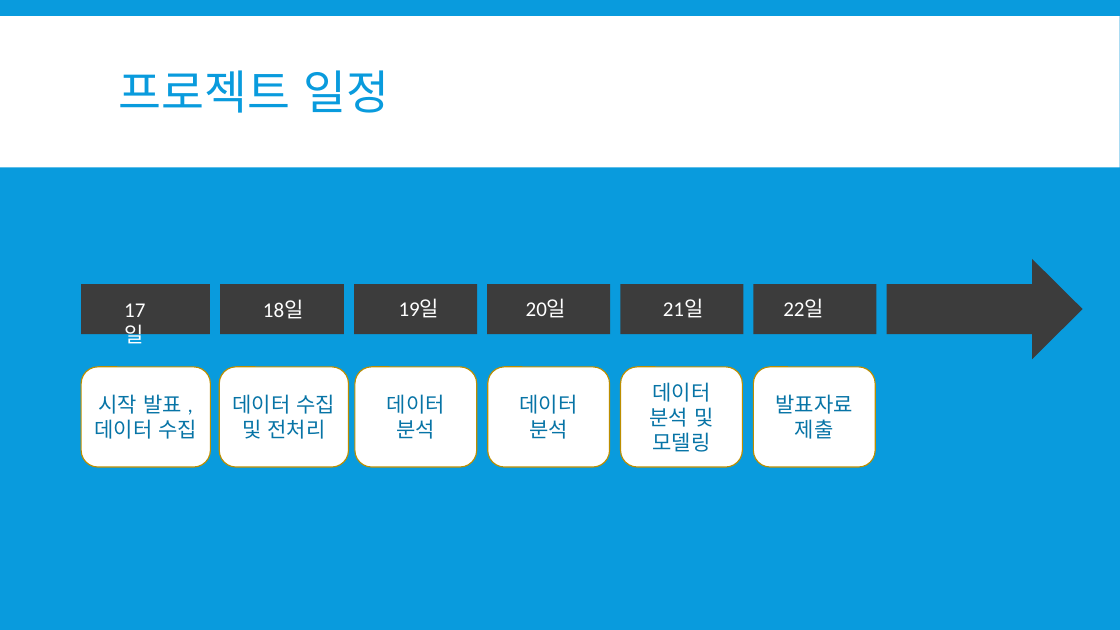
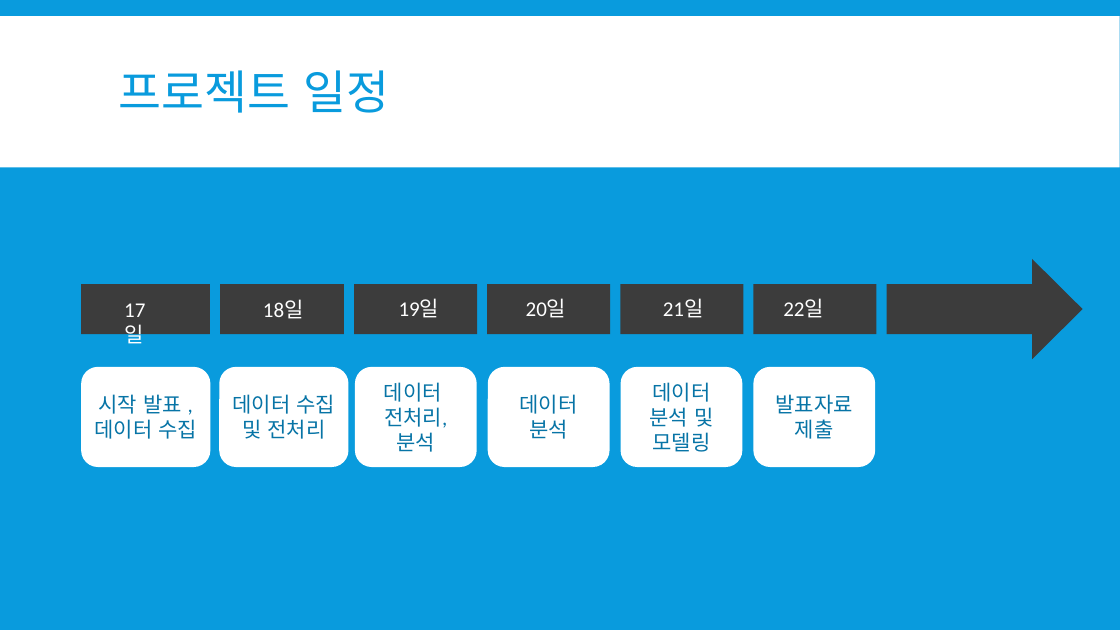
Before and after one commit to so-jeong0127/Python-Project, a slide deck: slide 11 of 3조- 계획서.pptx (slide 4 before the commit). Drawn at 1120x630 pixels with LibreOffice and Linux fonts; fonts in the diff are those of the drawing. Boxes give left, top, right and bottom in pixels: in the first picture for what was removed or moved away, otherwise in the second. Text is boxed around its words. In the diff, an @@ line names an element or a change of style, - is before the commit and + after.

```diff
--- a/3조- 계획서.pptx
+++ b/3조- 계획서.pptx
@@ outline #BD8E00 1 pt to none in 6 elements at box(82, 367, 211, 467), box(219, 367, 349, 467), box(488, 367, 610, 467), box(621, 367, 743, 467), box(754, 367, 875, 467), box(355, 367, 477, 467) @@
@@ text in rounded rectangle at box(384, 382, 447, 452): text changed @@
-데이터 분석
+데이터
+전처리,
+분석
```
Also in this commit, not shown: 4 other slides changed, 1 slide added.
